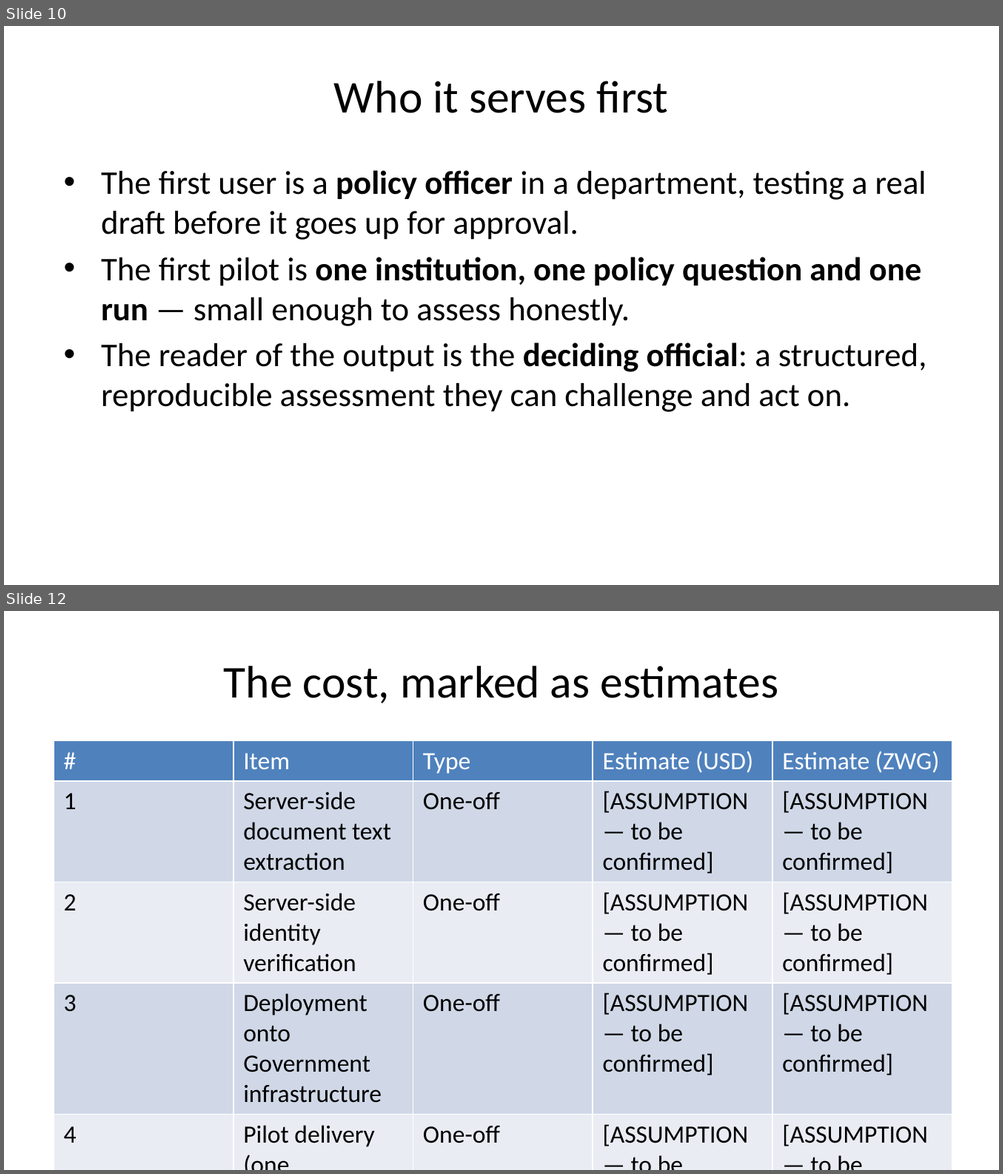
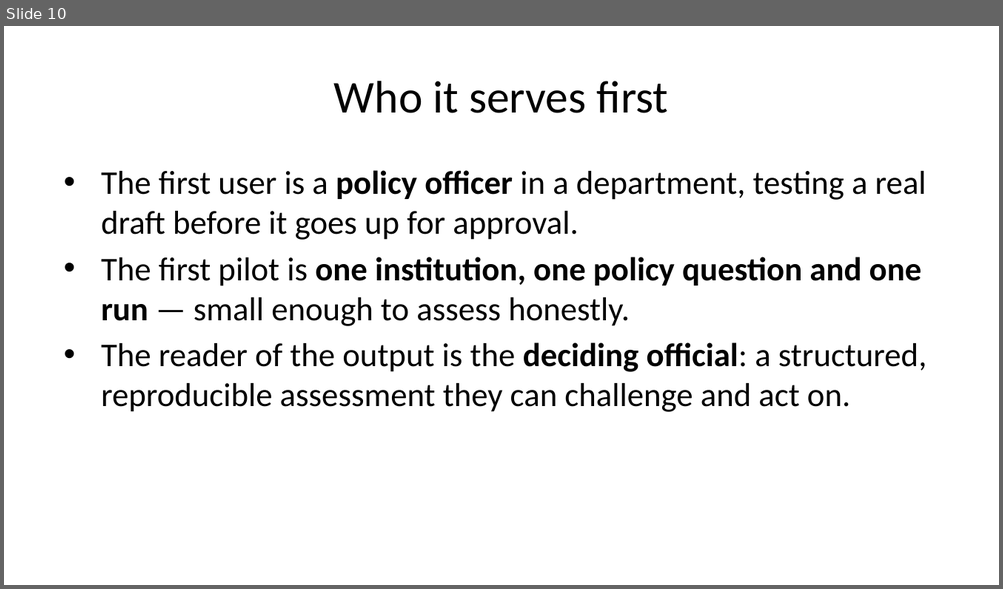
Before and after one commit to BitFlexFinTech/policy-nexus, a slide deck: Minister Submission/Oreida_Pitch_Deck_Minister_of_ICT.pptx. Shown one above the other, each under a label of ours: slides 10 and 12 before the commit, slide 10 after it; the slides between them are not shown. The pictures are 1003x1174 and 1003x589 pixels, drawn with LibreOffice and Linux fonts; fonts in the diff are those of the drawing. Boxes give left, top, right and bottom in pixels: in the first picture for what was removed or moved away, otherwise in the second. Text is boxed around its words. In the diff, an @@ line names an element or a change of style, - is before the commit and + after.

```diff
--- a/Minister Submission/Oreida_Pitch_Deck_Minister_of_ICT.pptx
+++ b/Minister Submission/Oreida_Pitch_Deck_Minister_of_ICT.pptx
@@ slide 12 removed at [4,611,999,1170], background #FFFFFF @@
@@ title removed at [224,666,778,703] @@
-The cost, marked as estimates
@@ table removed at [54,741,954,1150], 6 rows, 5 columns @@
-# | Item | Type | Estimate (USD) | Estimate (ZWG)
-1 | Server-side document text extraction | One-off | [ASSUMPTION — to be confirmed] | [ASSUMPTION — to be confirmed]
-2 | Server-side identity verification | One-off | [ASSUMPTION — to be confirmed] | [ASSUMPTION — to be confirmed]
-3 | Deployment onto Government infrastructure | One-off | [ASSUMPTION — to be confirmed] | [ASSUMPTION — to be confirmed]
-4 | Pilot delivery (one institution, one question, one run) | One-off | [ASSUMPTION — to be confirmed] | [ASSUMPTION — to be confirmed]
-5 | Hosting, support and training | Recurring | [ASSUMPTION — to be confirmed] | [ASSUMPTION — to be confirmed]
```
Also in this commit, not shown: 7 slides changed, 2 slides added, 8 other files.
